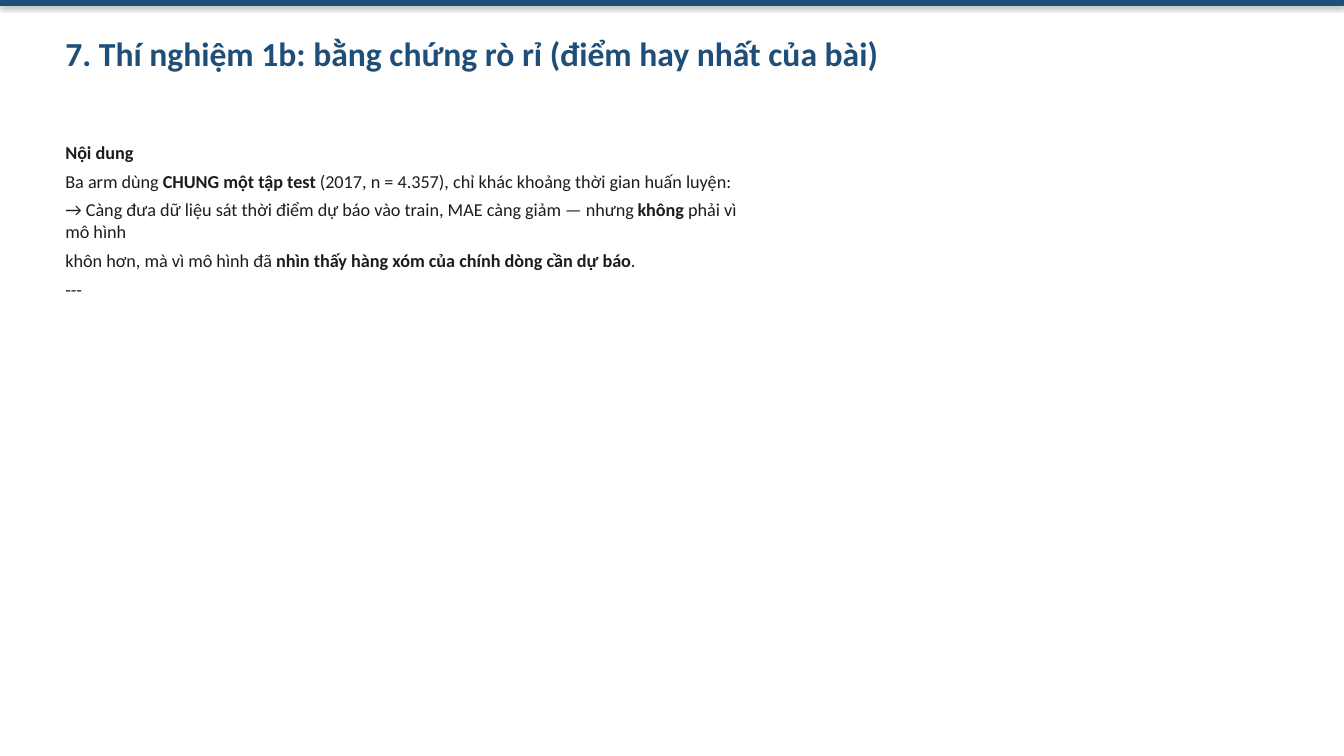
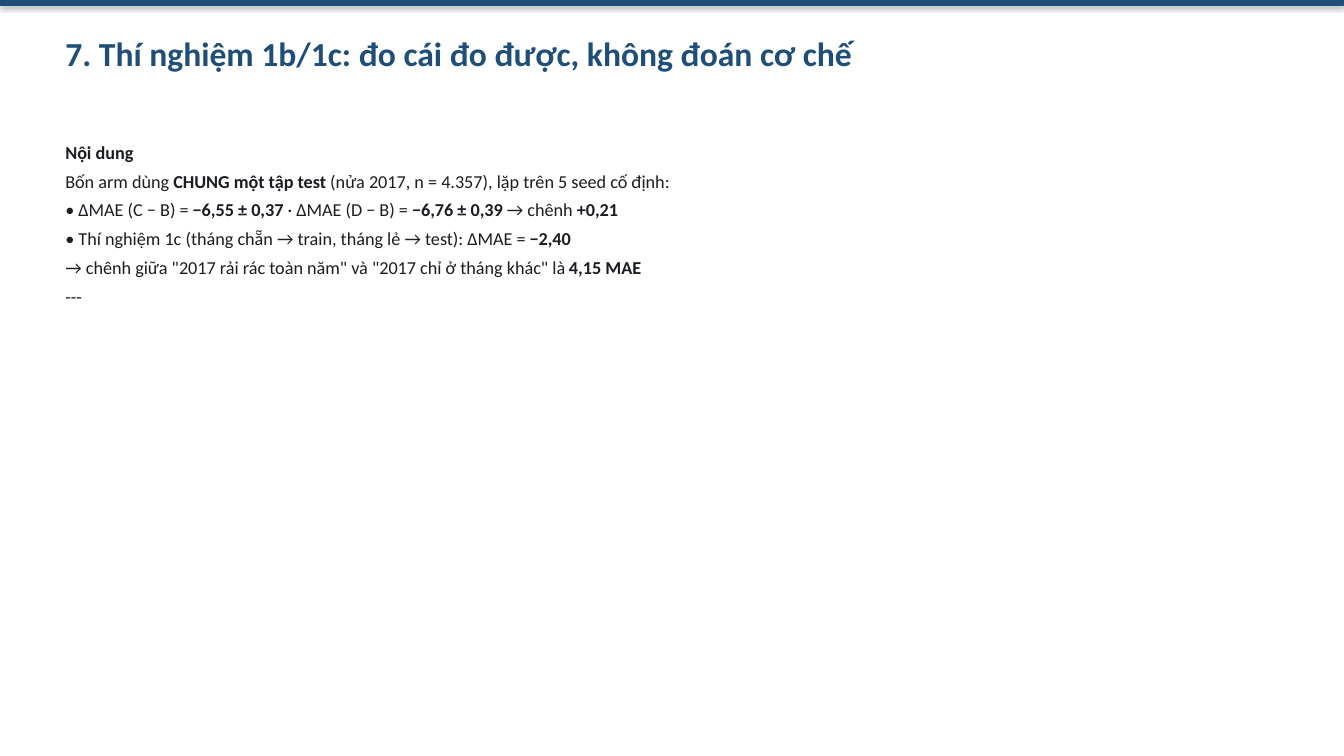
Before and after one commit to laivannha0202/DU-BAO-LUU-LUONG-GIAO-THONG-VOI-CHIA-TAP-THEO-THOI-GIAN, a slide deck: slide 8 of release/slides.pptx. Drawn at 1344x756 pixels with LibreOffice and Linux fonts; fonts in the diff are those of the drawing. Boxes give left, top, right and bottom in pixels: in the first picture for what was removed or moved away, otherwise in the second. Text is boxed around its words. In the diff, an @@ line names an element or a change of style, - is before the commit and + after.

Commit message:
P4: rut gon bao cao ve 25 trang A4 + sua so lieu sai trong tai lieu
Muc tieu: `release/final_report.pdf` phai nam trong khoang 15-25 trang (test
`test_release_pdf_is_valid_and_within_page_target`). Sau P1/P2/P3 bao cao phinh
len 28 trang. Khong doi FINAL TEST 2018, khong doi mo hinh/feature/alpha.

Rut gon (chi van xuoi/truong hop trung, giu nguyen moi so do do duoc):
- §15 va §14.9: 5 + 4 bullet -> van xuoi
- §16.3, §11.4, §9.2, §12.1, §12.2, §12.5.1-.3, §12.5.7, §14.10, §17.3, §17.5,
  §17.6, §17.7, §13.1, §13: gon van xuoi, gop dong
- §12.5.1 + §12.5.2 -> 12.5.1; §12.5.4 + §12.5.5 -> 12.5.4 (noi dung giu nguyen)
- §14.8 bo muc 4b trung lap voi muc 2 (cung ve ngay le, cung so lieu)
- §16.2 bo 3 huong mo rong tong quat (Fourier, quantile regression, cap nhat dinh ky)
- §10.4 bo cot "Ghi chu"; §10.7 rut gon bang log-target 6 cot -> 3 cot
- §11.1 rut gon bang seed; §11.2/§11.3/§11.6 rut gon do doc
- §3.3(a)(c), §5, §9.3, §9.5, §10.1, §10.9, §10.10, §14.5 rut gon

Sua loi that su phat hien khi doi chieu:
- §13 dong "Tong" ghi 336 trong khi cac dong cong ra 356 -> sua theo so that
- §13 + README + slides-outline: "317 passed" / "323 test" la so dem cu -> sua
- §17.5: "21 trang" va "45 bang" -> "25 trang" va "58 bang" (khop xuat ban thuc)
- §17.6: bang "Can nguoi dung dien" nam trong blockquote nen PDF in ra chuoi
  `|` keo dai; chuyen ra bang markdown that
- §12.5.8 tro toi "§12.5.2-12.5.6" sau khi gop muc -> tro lai §12.5.3

Them 2 test chong tai xuat hien (test_report.py, +10 test):
- `test_no_stale_test_count_claim_in_docs`: moi cau "<so> test(s)/passed" trong
  README/bao cao/slide/demo/viva phai bang so pytest that su thu thap duoc
- `test_per_file_test_table_sums_to_real_count`: dong "Tong" va tong cac dong
  trong bang §13 phai bang so test that

Ket qua: 366 test (362 pass + 4 skip); PDF 25 trang; 7 file trong models/ doi
chieu SHA256 giong het truoc; FINAL TEST giu nguyen 259,73/416,78/0,9554 va
272,90/473,13/0,9426.

```diff
--- a/release/slides.pptx
+++ b/release/slides.pptx
@@ text at (65, 40, 852, 72): text changed @@
-7. Thí nghiệm 1b: bằng chứng rò rỉ (điểm hay nhất của bài)
+7. Thí nghiệm 1b/1c: đo cái đo được, không đoán cơ chế
@@ text at (65, 174, 669, 277): text changed @@
-Ba arm dùng CHUNG một tập test (2017, n = 4.357), chỉ khác khoảng thời gian huấn luyện:
-→ Càng đưa dữ liệu sát thời điểm dự báo vào train, MAE càng giảm — nhưng không phải vì mô hình
-khôn hơn, mà vì mô hình đã nhìn thấy hàng xóm của chính dòng cần dự báo.
+Bốn arm dùng CHUNG một tập test (nửa 2017, n = 4.357), lặp trên 5 seed cố định:
+• ΔMAE (C − B) = −6,55 ± 0,37 · ΔMAE (D − B) = −6,76 ± 0,39 → chênh +0,21
+• Thí nghiệm 1c (tháng chẵn → train, tháng lẻ → test): ΔMAE = −2,40
+→ chênh giữa "2017 rải rác toàn năm" và "2017 chỉ ở tháng khác" là 4,15 MAE
```
Also in this commit, not shown: 5 other slides changed, 9 other files.
